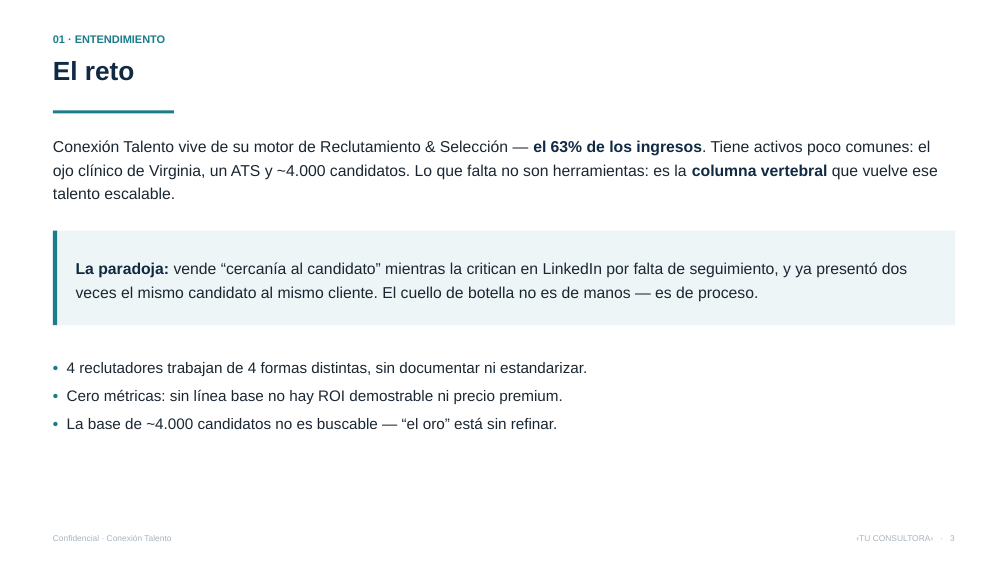
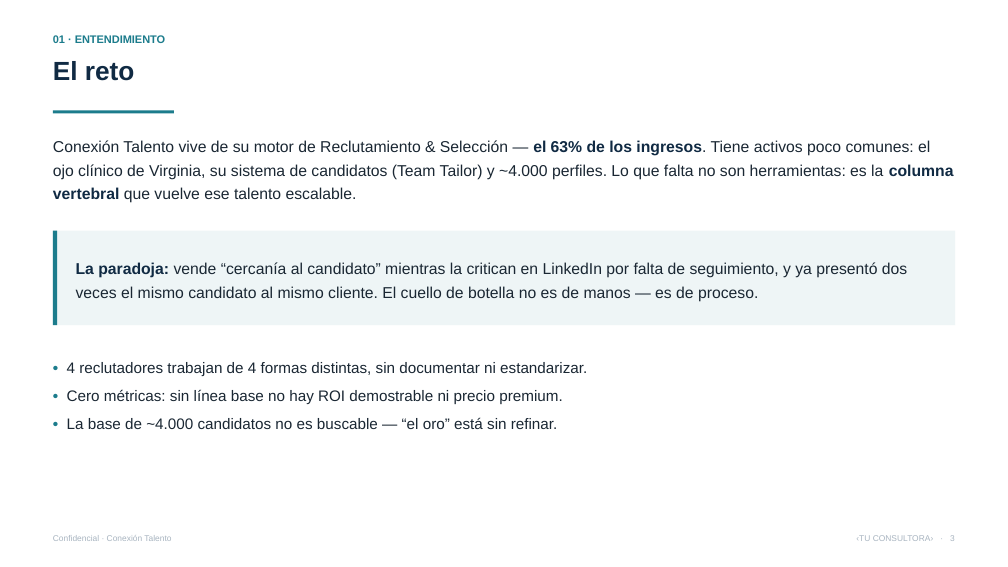
Before and after one commit to vverlaine/conexion-talento-ia, a slide deck: slide 3 of 04-propuesta/Presentacion-Conexion-Talento.pptx. Drawn at 1008x567 pixels with LibreOffice and Linux fonts; fonts in the diff are those of the drawing. Boxes give left, top, right and bottom in pixels: in the first picture for what was removed or moved away, otherwise in the second. Text is boxed around its words. In the diff, an @@ line names an element or a change of style, - is before the commit and + after.

```diff
--- a/04-propuesta/Presentacion-Conexion-Talento.pptx
+++ b/04-propuesta/Presentacion-Conexion-Talento.pptx
@@ text at [53, 140, 954, 203]: text changed @@
-Conexión Talento vive de su motor de Reclutamiento & Selección — el 63% de los ingresos. Tiene activos poco comunes: el ojo clínico de Virginia, un ATS y ~4.000 candidatos. Lo que falta no son herramientas: es la columna vertebral que vuelve ese talento escalable.
+Conexión Talento vive de su motor de Reclutamiento & Selección — el 63% de los ingresos. Tiene activos poco comunes: el ojo clínico de Virginia, su sistema de candidatos (Team Tailor) y ~4.000 perfiles. Lo que falta no son herramientas: es la columna vertebral que vuelve ese talento escalable.
```
Also in this commit, not shown: 13 other slides changed, 19 other files.
